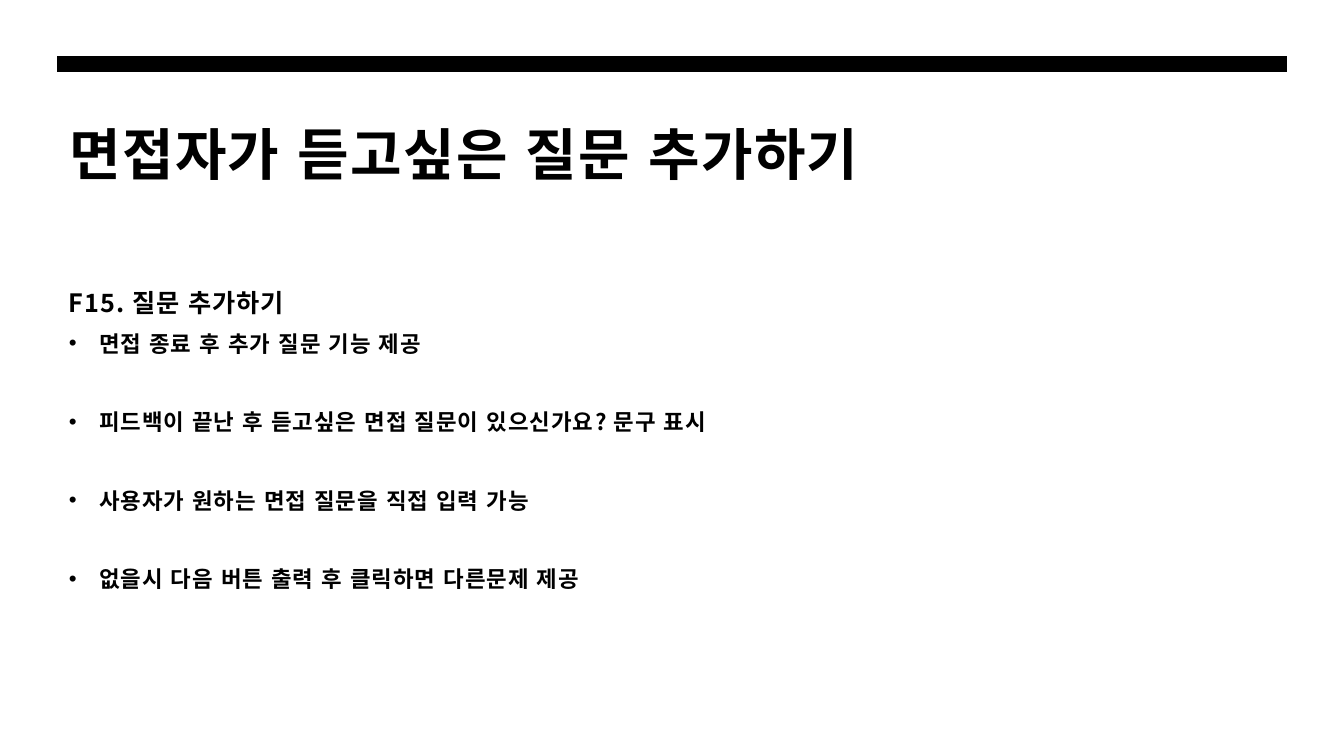
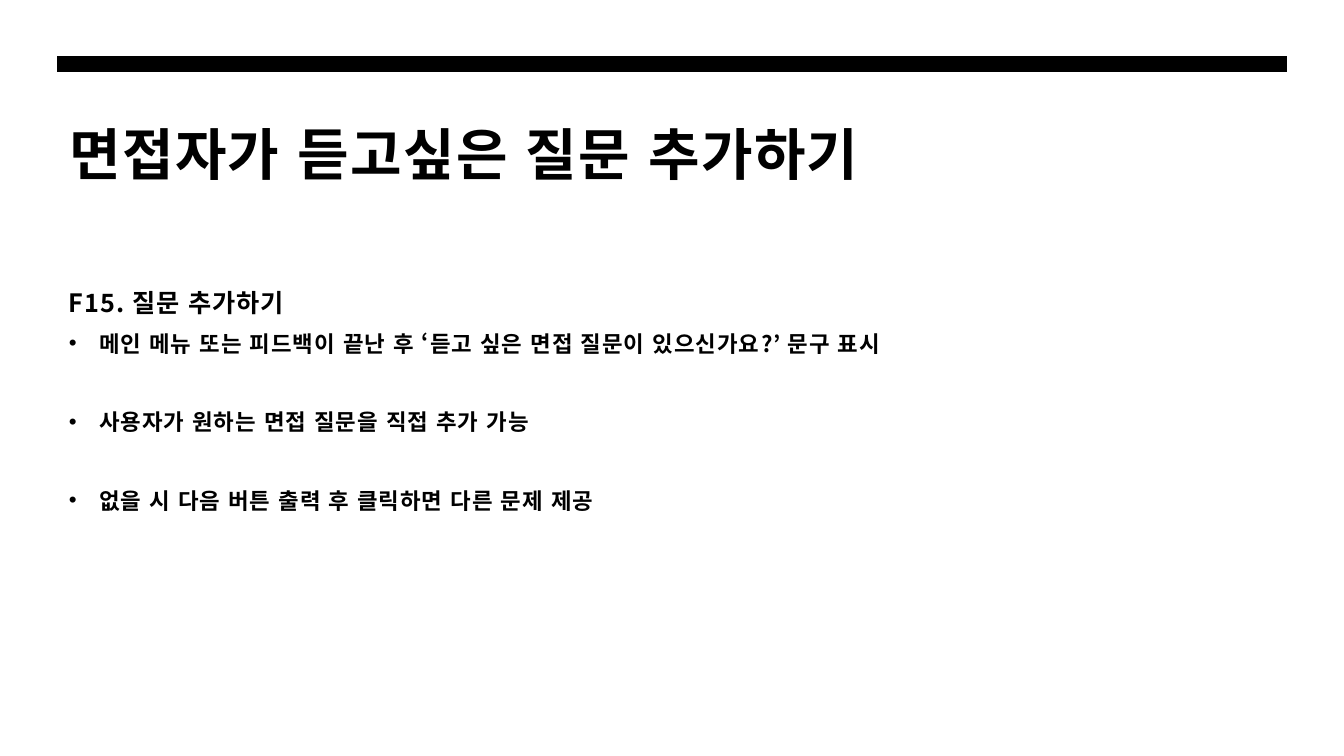
Before and after one commit to KIMSMING/AICO, a slide deck: slide 11 of 설계서/에코 기능 설계서.pptx. Drawn at 1344x756 pixels with LibreOffice and Linux fonts; fonts in the diff are those of the drawing. Boxes give left, top, right and bottom in pixels: in the first picture for what was removed or moved away, otherwise in the second. Text is boxed around its words. In the diff, an @@ line names an element or a change of style, - is before the commit and + after.

```diff
--- a/설계서/에코 기능 설계서.pptx
+++ b/설계서/에코 기능 설계서.pptx
@@ text at (99,332,880,511): text changed @@
-  • 면접 종료 후 추가 질문 기능 제공
-  • 피드백이 끝난 후 듣고싶은 면접 질문이 있으신가요? 문구 표시
-  • 사용자가 원하는 면접 질문을 직접 입력 가능
-  • 없을시 다음 버튼 출력 후 클릭하면 다른문제 제공
+  • 메인 메뉴 또는 피드백이 끝난 후 ‘듣고 싶은 면접 질문이 있으신가요?’ 문구 표시
+  • 사용자가 원하는 면접 질문을 직접 추가 가능
+  • 없을 시 다음 버튼 출력 후 클릭하면 다른 문제 제공
```
Also in this commit, not shown: 12 other slides changed, 4 other files.
